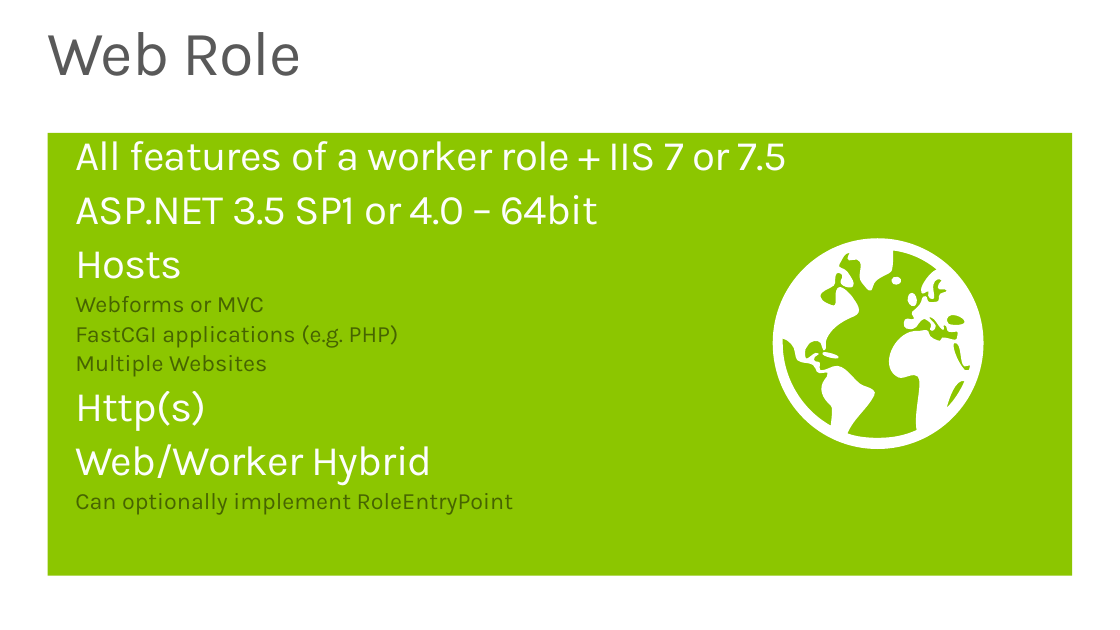
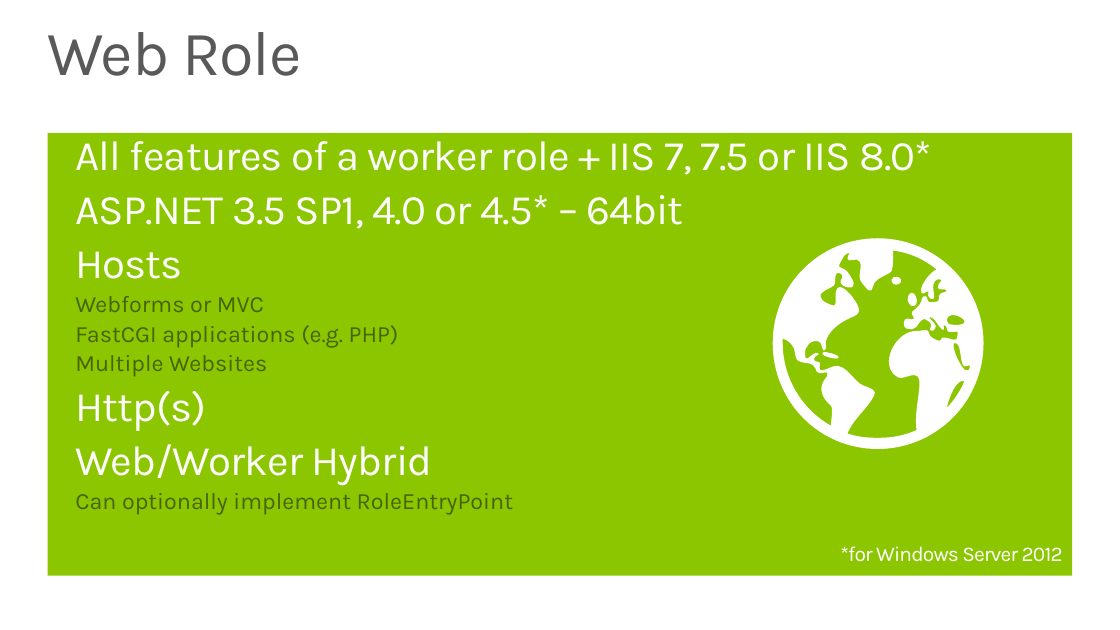
Before and after one commit to WindowsAzure-TrainingKit/PRESENTATION-DevCamps-CloudServices, a slide deck: slide 12 of DevCamps-CloudServices.pptx. Drawn at 1120x630 pixels with LibreOffice and Linux fonts; fonts in the diff are those of the drawing. Boxes give left, top, right and bottom in pixels: in the first picture for what was removed or moved away, otherwise in the second. Text is boxed around its words. In the diff, an @@ line names an element or a change of style, - is before the commit and + after.

```diff
--- a/DevCamps-CloudServices.pptx
+++ b/DevCamps-CloudServices.pptx
@@ text at bbox=[75, 132, 932, 229]: text changed @@
-All features of a worker role + IIS 7 or 7.5
-ASP.NET 3.5 SP1 or 4.0 – 64bit
+All features of a worker role + IIS 7, 7.5 or IIS 8.0*
+ASP.NET 3.5 SP1, 4.0 or 4.5* – 64bit
@@ text added at bbox=[840, 546, 1063, 562], 18 pt, text #FFFFFF @@
+*for Windows Server 2012
```
Also in this commit, not shown: 4 other slides changed.
